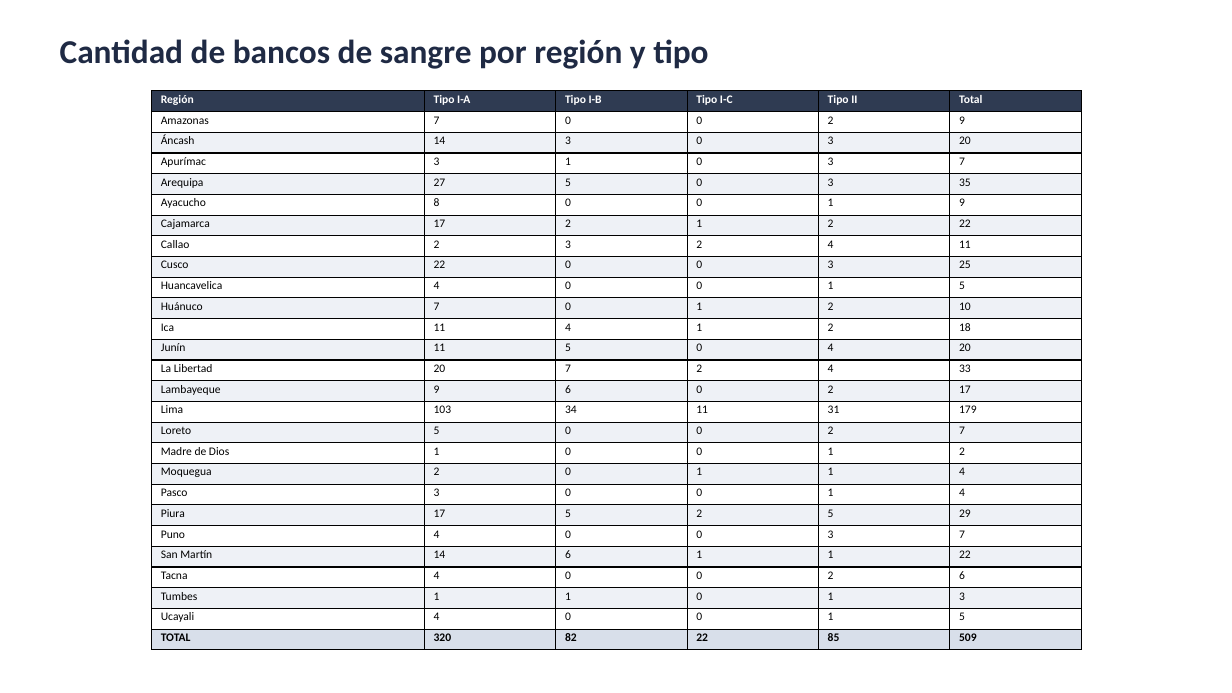
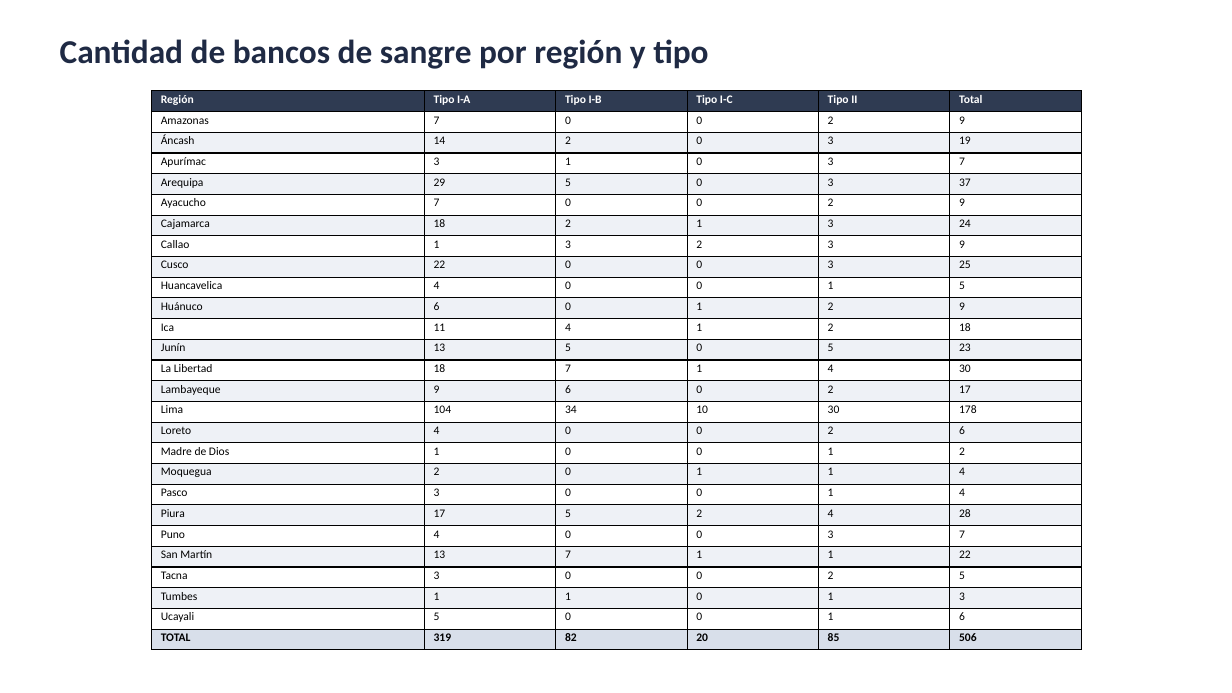
Before and after one commit to rojasarca-code/geolocalizacion-bancos-sangre-diban, a slide deck: slide 3 of datos/Bancos_de_sangre_por_region.pptx. Drawn at 1232x693 pixels with LibreOffice and Linux fonts; fonts in the diff are those of the drawing. Boxes give left, top, right and bottom in pixels: in the first picture for what was removed or moved away, otherwise in the second. Text is boxed around its words. In the diff, an @@ line names an element or a change of style, - is before the commit and + after.

```diff
--- a/datos/Bancos_de_sangre_por_region.pptx
+++ b/datos/Bancos_de_sangre_por_region.pptx
@@ table at (x1=152, y1=91, x2=1080, y2=645) @@
-row 3, column 3: 3
+row 3, column 3: 2
-row 3, column 6: 20
+row 3, column 6: 19
-row 5, column 2: 27
+row 5, column 2: 29
-row 5, column 6: 35
+row 5, column 6: 37
-row 6, column 2: 8
+row 6, column 2: 7
-row 6, column 5: 1
+row 6, column 5: 2
-row 7: Cajamarca | 17 | 2 | 1 | 2 | 22
+row 7: Cajamarca | 18 | 2 | 1 | 3 | 24
-row 8: Callao | 2 | 3 | 2 | 4 | 11
+row 8: Callao | 1 | 3 | 2 | 3 | 9
-row 11, column 2: 7
+row 11, column 2: 6
-row 11, column 6: 10
+row 11, column 6: 9
-row 13: Junín | 11 | 5 | 0 | 4 | 20
+row 13: Junín | 13 | 5 | 0 | 5 | 23
-row 14: La Libertad | 20 | 7 | 2 | 4 | 33
+row 14: La Libertad | 18 | 7 | 1 | 4 | 30
-row 16: Lima | 103 | 34 | 11 | 31 | 179
+row 16: Lima | 104 | 34 | 10 | 30 | 178
-row 17, column 2: 5
+row 17, column 2: 4
-row 17, column 6: 7
+row 17, column 6: 6
-row 21, column 5: 5
+row 21, column 5: 4
-row 21, column 6: 29
+row 21, column 6: 28
-row 23, column 2: 14
+row 23, column 2: 13
-row 23, column 3: 6
+row 23, column 3: 7
-row 24, column 2: 4
+row 24, column 2: 3
-row 24, column 6: 6
+row 24, column 6: 5
-row 26, column 2: 4
+row 26, column 2: 5
-row 26, column 6: 5
+row 26, column 6: 6
-row 27: TOTAL | 320 | 82 | 22 | 85 | 509
+row 27: TOTAL | 319 | 82 | 20 | 85 | 506
```
Also in this commit, not shown: 18 other slides changed.
